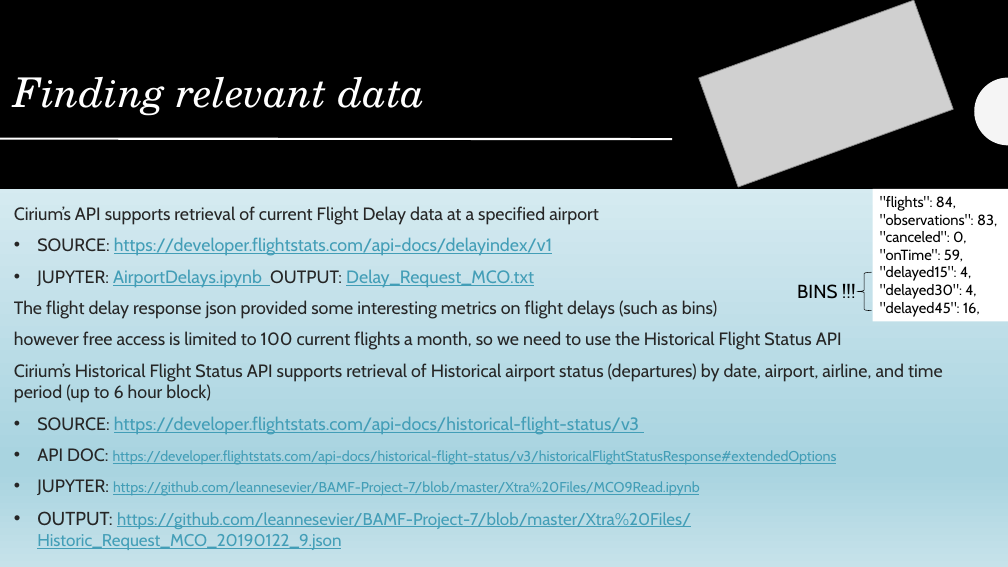
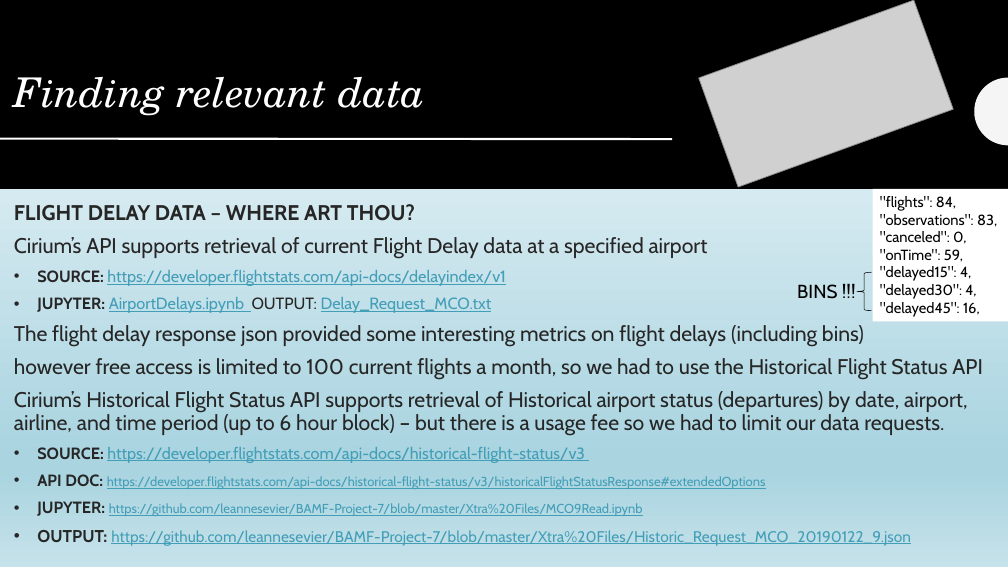
Before and after one commit to leannesevier/BAMF-Project-7, a slide deck: slide 7 of Team_BAMF_Airport_Delays_During_Shutdown.pptx. Drawn at 1008x567 pixels with LibreOffice and Linux fonts; fonts in the diff are those of the drawing; grey boxes stand for pictures. Boxes give left, top, right and bottom in pixels: in the first picture for what was removed or moved away, otherwise in the second. Text is boxed around its words. In the diff, an @@ line names an element or a change of style, - is before the commit and + after.

```diff
--- a/Team_BAMF_Airport_Delays_During_Shutdown.pptx
+++ b/Team_BAMF_Airport_Delays_During_Shutdown.pptx
@@ text at [14,204,415,221]: paragraph added @@
+FLIGHT DELAY DATA – WHERE ART THOU?
@@ text at [14,237,911,546]: size 17 to 20.1 pt in "Cirium’s API supports retrieval of current Flight ..."; size 17 to 15.5 pt in "SOURCE: https://developer.flightstats.com/api-docs/delayinde ...", "JUPYTER: AirportDelays.ipynb OUTPUT: Delay_Request_MCO.txt", "SOURCE: https://developer.flightstats.com/api-docs/historica ...", "API DOC:" and 1 more places; bold on in "SOURCE:", "JUPYTER:", "SOURCE:", "API DOC:" and 2 more places; size 13.6 to 12.4 pt in "https://developer.flightstats.com/api-docs/historical-flight ...", "https://github.com/leannesevier/BAMF-Project-7/blob/master/X ..."; size 17.9 to 16.3 pt in "OUTPUT:"; size 16.1 to 14.7 pt in "https://github.com/leannesevier/BAMF-Project-7/blob/master/X ..."; line spacing 1.02 to 0.92 @@
@@ text at [14,325,983,436]: text changed; size 17 to 20.1 pt @@
-The flight delay response json provided some interesting metrics on flight delays (such as bins)
-however free access is limited to 100 current flights a month, so we need to use the Historical Flight Status API
-Cirium’s Historical Flight Status API supports retrieval of Historical airport status (departures) by date, airport, airline, and time period (up to 6 hour block)
+The flight delay response json provided some interesting metrics on flight delays (including bins)
+however free access is limited to 100 current flights a month, so we had to use the Historical Flight Status API
+Cirium’s Historical Flight Status API supports retrieval of Historical airport status (departures) by date, airport, airline, and time period (up to 6 hour block) – but there is a usage fee so we had to limit our data requests.
```
Also in this commit, not shown: 7 other slides changed, 2 slides added.
